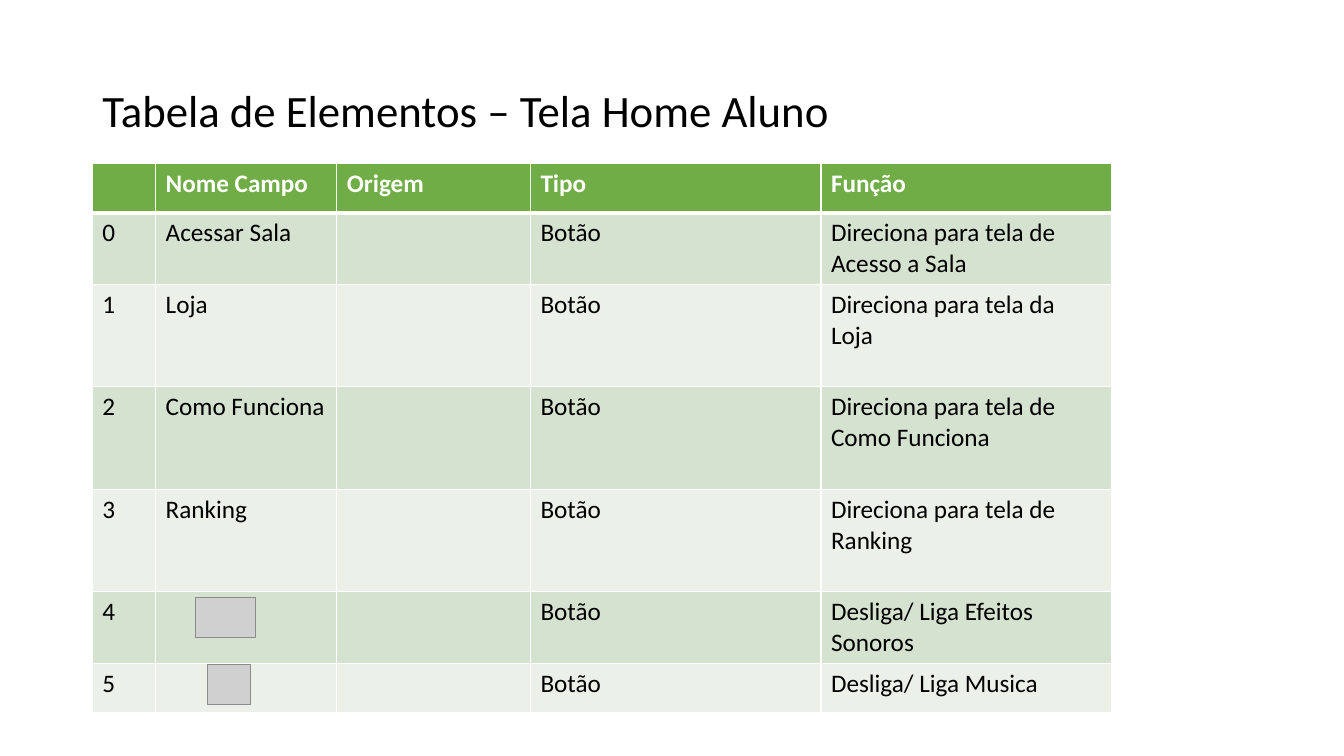
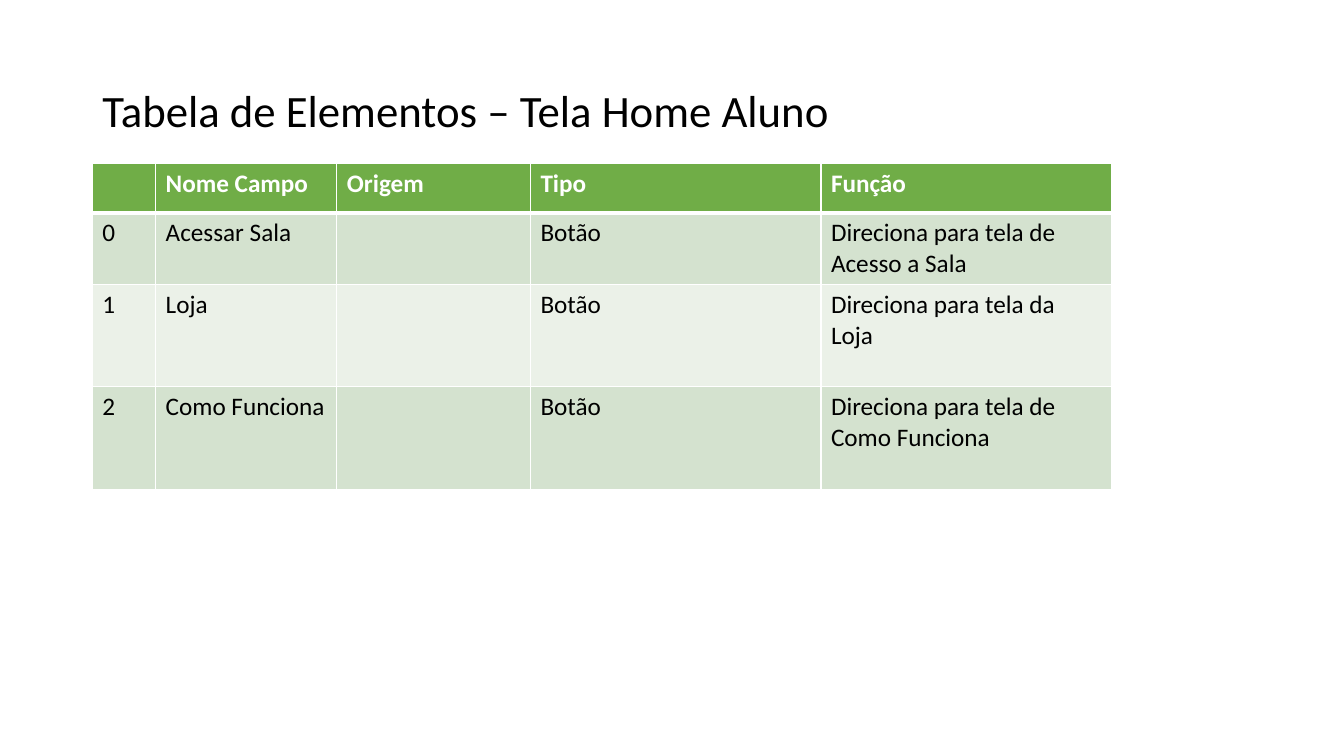
Before and after one commit to NathanReis/FTT-Recicla, a slide deck: slide 10 of DocumentacaoProjeto/Protótipo_Visual.pptx. Drawn at 1344x756 pixels with LibreOffice and Linux fonts; fonts in the diff are those of the drawing; grey boxes stand for pictures. Boxes give left, top, right and bottom in pixels: in the first picture for what was removed or moved away, otherwise in the second. Text is boxed around its words. In the diff, an @@ line names an element or a change of style, - is before the commit and + after.

```diff
--- a/DocumentacaoProjeto/Protótipo_Visual.pptx
+++ b/DocumentacaoProjeto/Protótipo_Visual.pptx
@@ table at box(93, 163, 1112, 485) @@
-row 5: 3 | Ranking |  | Botão | Direciona para tela de Ranking
-row 6: 4 |  |  | Botão | Desliga/ Liga Efeitos Sonoros
-row 7: 5 |  |  | Botão | Desliga/ Liga Musica
@@ picture removed at box(196, 598, 256, 637) @@
@@ picture removed at box(208, 664, 251, 704) @@
```
Also in this commit, not shown: 10 other slides changed, 4 slides removed.
